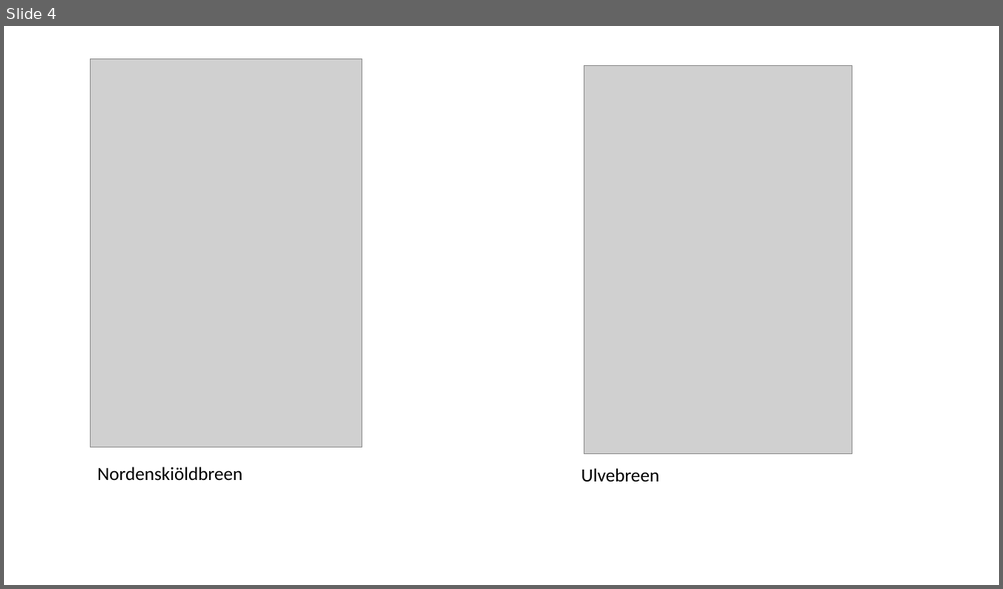
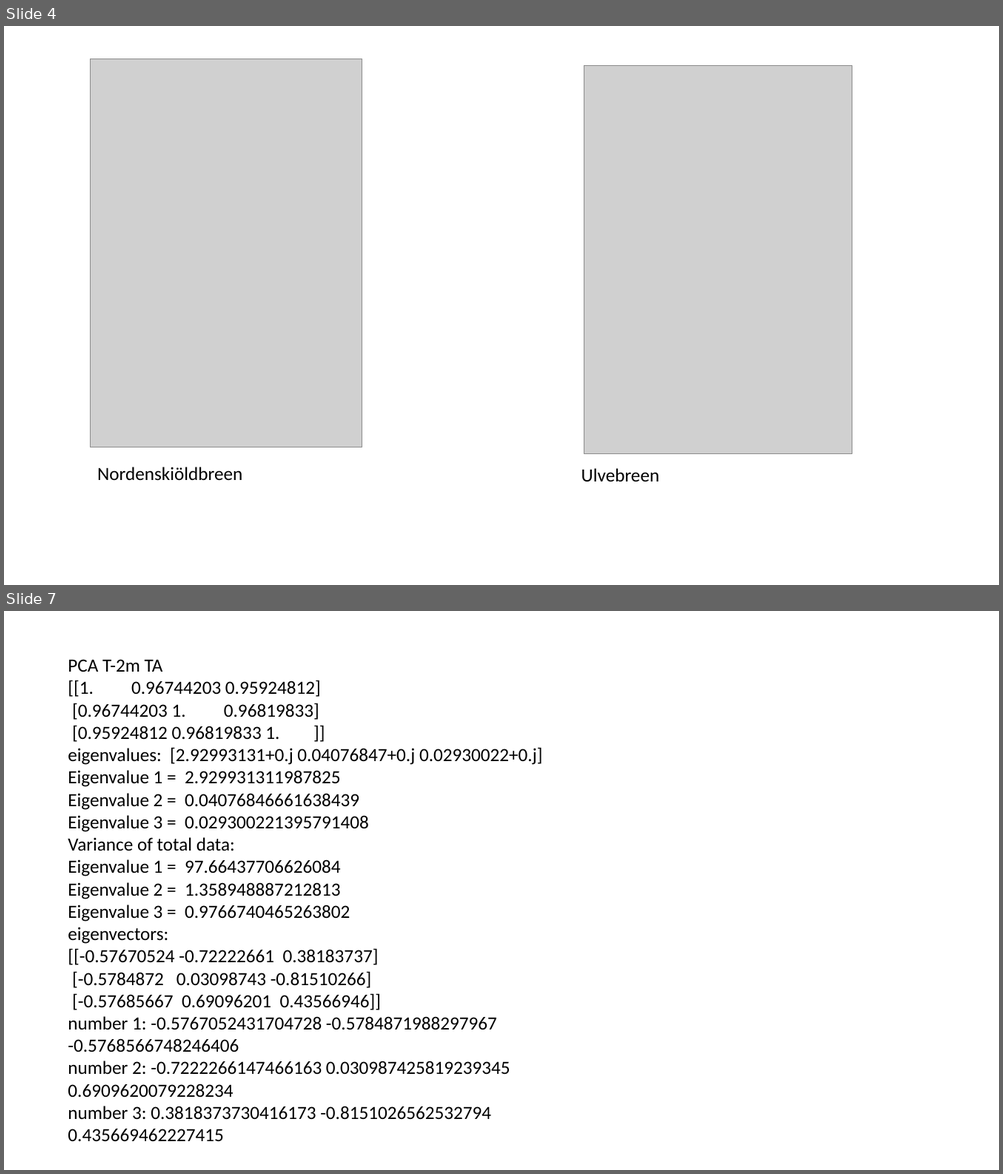
Before and after one commit to IsoldeGlissenaar/MAIO_project, a slide deck: presentatie/plaatjes.pptx. Shown one above the other, each under a label of ours: slide 4 before the commit, slides 4 and 7 after it; the slides between them are not shown. The pictures are 1003x589 and 1003x1174 pixels, drawn with LibreOffice and Linux fonts; fonts in the diff are those of the drawing; grey boxes stand for pictures. Boxes give left, top, right and bottom in pixels: in the first picture for what was removed or moved away, otherwise in the second. Text is boxed around its words. In the diff, an @@ line names an element or a change of style, - is before the commit and + after.

```diff
--- a/presentatie/plaatjes.pptx
+++ b/presentatie/plaatjes.pptx
@@ slide 7 added at (x1=4, y1=611, x2=999, y2=1170), background #FFFFFF @@
@@ text added at (x1=68, y1=659, x2=543, y2=1142), 18 pt, text #000000 @@
+PCA T-2m TA
+[[1. 0.96744203 0.95924812]
+[0.96744203 1. 0.96819833]
+[0.95924812 0.96819833 1. ]]
+eigenvalues: [2.92993131+0.j 0.04076847+0.j 0.02930022+0.j]
+Eigenvalue 1 = 2.929931311987825
+Eigenvalue 2 = 0.04076846661638439
+Eigenvalue 3 = 0.029300221395791408
+Variance of total data:
+Eigenvalue 1 = 97.66437706626084
+Eigenvalue 2 = 1.358948887212813
+Eigenvalue 3 = 0.9766740465263802
+eigenvectors:
+[[-0.57670524 -0.72222661 0.38183737]
+[-0.5784872 0.03098743 -0.81510266]
+[-0.57685667 0.69096201 0.43566946]]
+number 1: -0.5767052431704728 -0.5784871988297967 -0.5768566748246406
+number 2: -0.7222266147466163 0.030987425819239345 0.6909620079228234
+number 3: 0.3818373730416173 -0.8151026562532794 0.435669462227415
```
Also in this commit, not shown: 3 other slides added, 13 other files.
